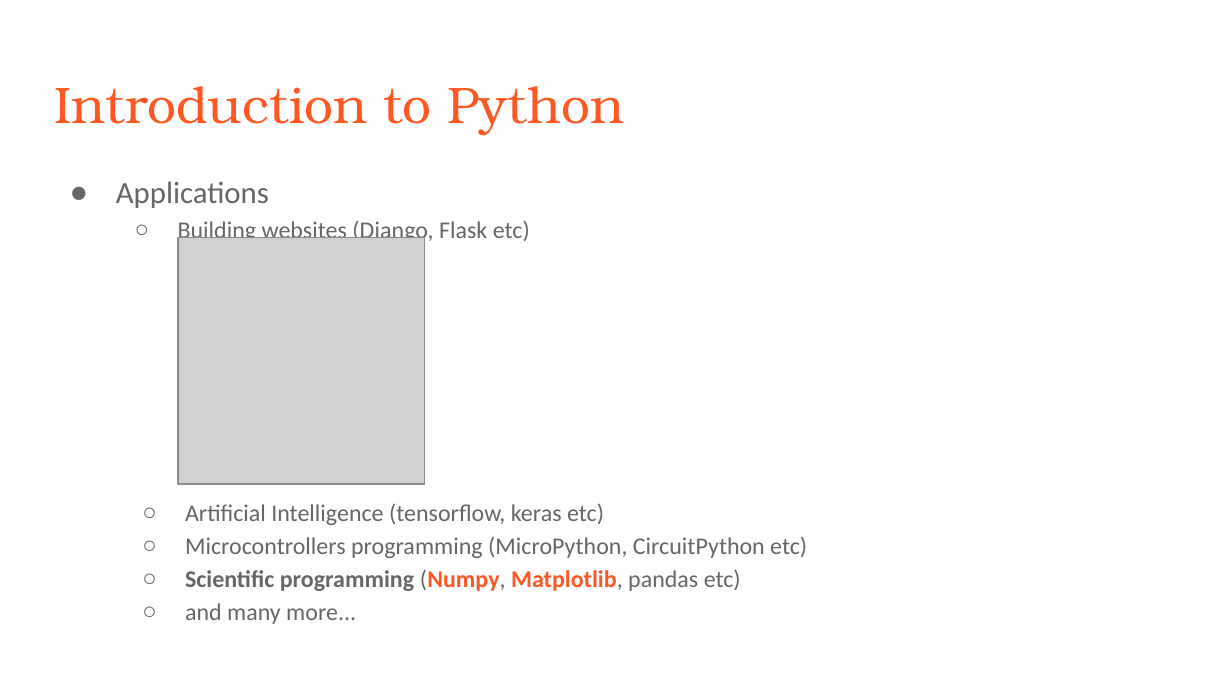
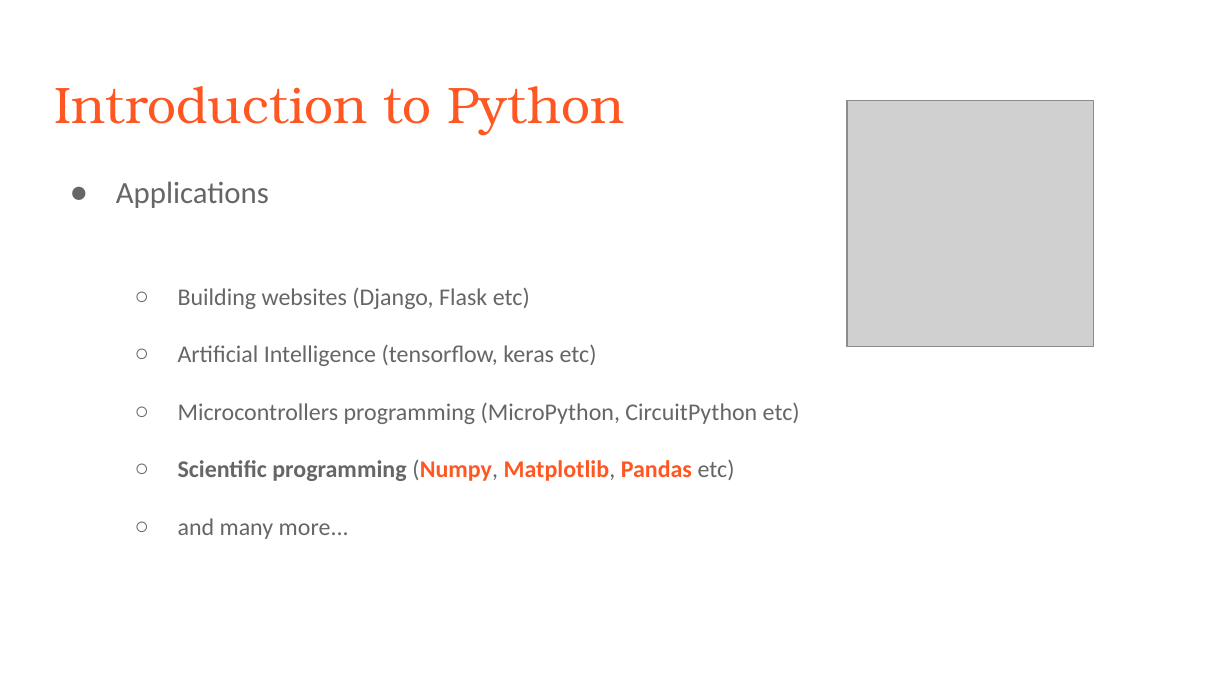
Before and after one commit to faizanzafar40/Intro-to-Programming-in-Python, a slide deck: slide 8 of 1. Presentations/1. Introduction.pptx. Drawn at 1232x693 pixels with LibreOffice and Linux fonts; fonts in the diff are those of the drawing; grey boxes stand for pictures. Boxes give left, top, right and bottom in pixels: in the first picture for what was removed or moved away, otherwise in the second. Text is boxed around its words. In the diff, an @@ line names an element or a change of style, - is before the commit and + after.

```diff
--- a/1. Presentations/1. Introduction.pptx
+++ b/1. Presentations/1. Introduction.pptx
@@ picture: place and size @@
-picture at [179, 238, 425, 484]
+picture at [848, 100, 1094, 346]
@@ text at [178, 287, 530, 309]: line spacing 1.15 to 2 @@
@@ text at [178, 344, 800, 539]: paragraphs added @@
+  ○ Artificial Intelligence (tensorflow, keras etc)
+  ○ Microcontrollers programming (MicroPython, CircuitPython etc)
+  ○ Scientific programming (Numpy, Matplotlib, Pandas etc)
+  ○ and many more...
@@ text removed at [185, 504, 807, 624] @@
-  ○ Artificial Intelligence (tensorflow, keras etc)
-  ○ Microcontrollers programming (MicroPython, CircuitPython etc)
-  ○ Scientific programming (Numpy, Matplotlib, pandas etc)
-  ○ and many more...
```
Also in this commit, not shown: 5 other slides changed, 4 other files.
